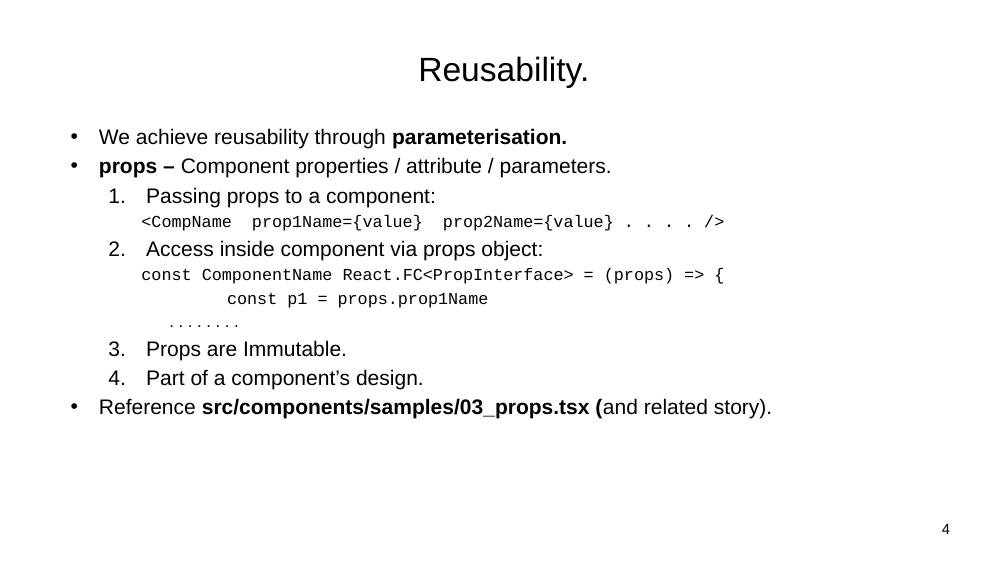
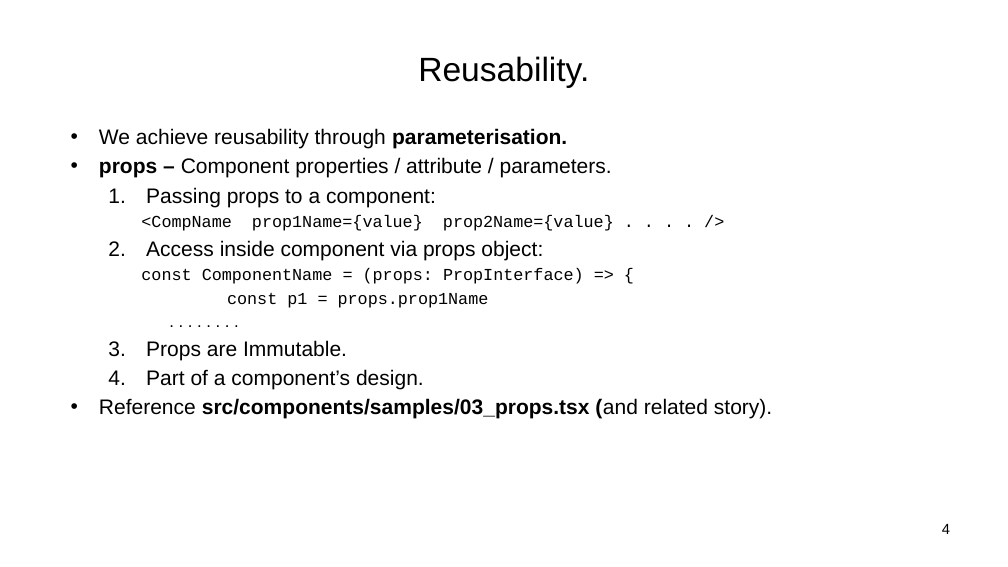
Before and after one commit to diarmuidoconnor/ewd-module-2025, a slide deck: slide 4 of topic04/talk-3/ReactJS_01.pptx. Drawn at 1008x567 pixels with LibreOffice and Linux fonts; fonts in the diff are those of the drawing. Boxes give left, top, right and bottom in pixels: in the first picture for what was removed or moved away, otherwise in the second. Text is boxed around its words. In the diff, an @@ line names an element or a change of style, - is before the commit and + after.

```diff
--- a/topic04/talk-3/ReactJS_01.pptx
+++ b/topic04/talk-3/ReactJS_01.pptx
@@ text at bbox=[141, 268, 584, 284]: text changed @@
-    const ComponentName React.FC<PropInterface> = (props) => {
+    const ComponentName = (props: PropInterface) => {
```
Also in this commit, not shown: 4 other slides changed, 7 other files.
